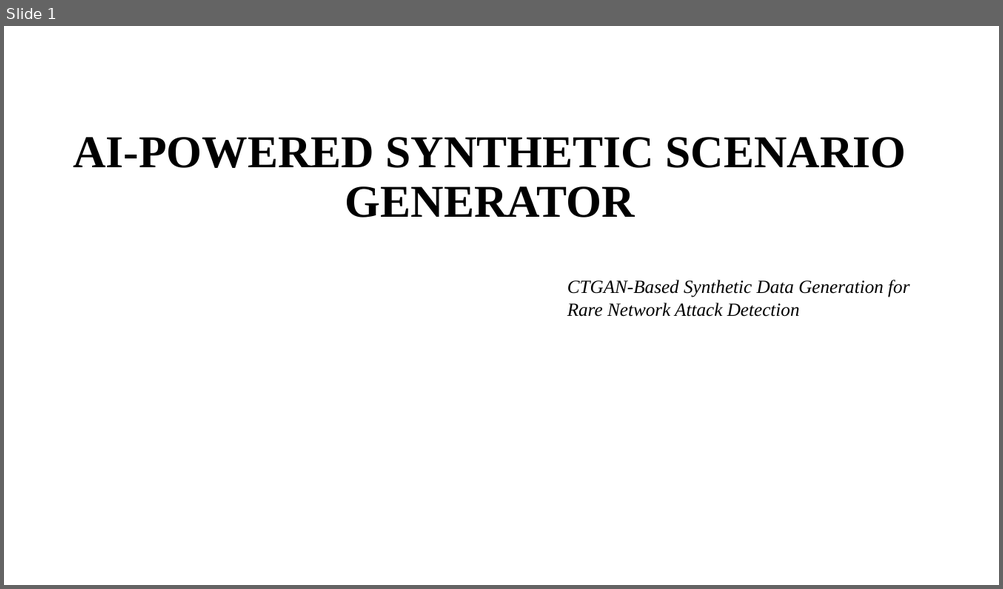
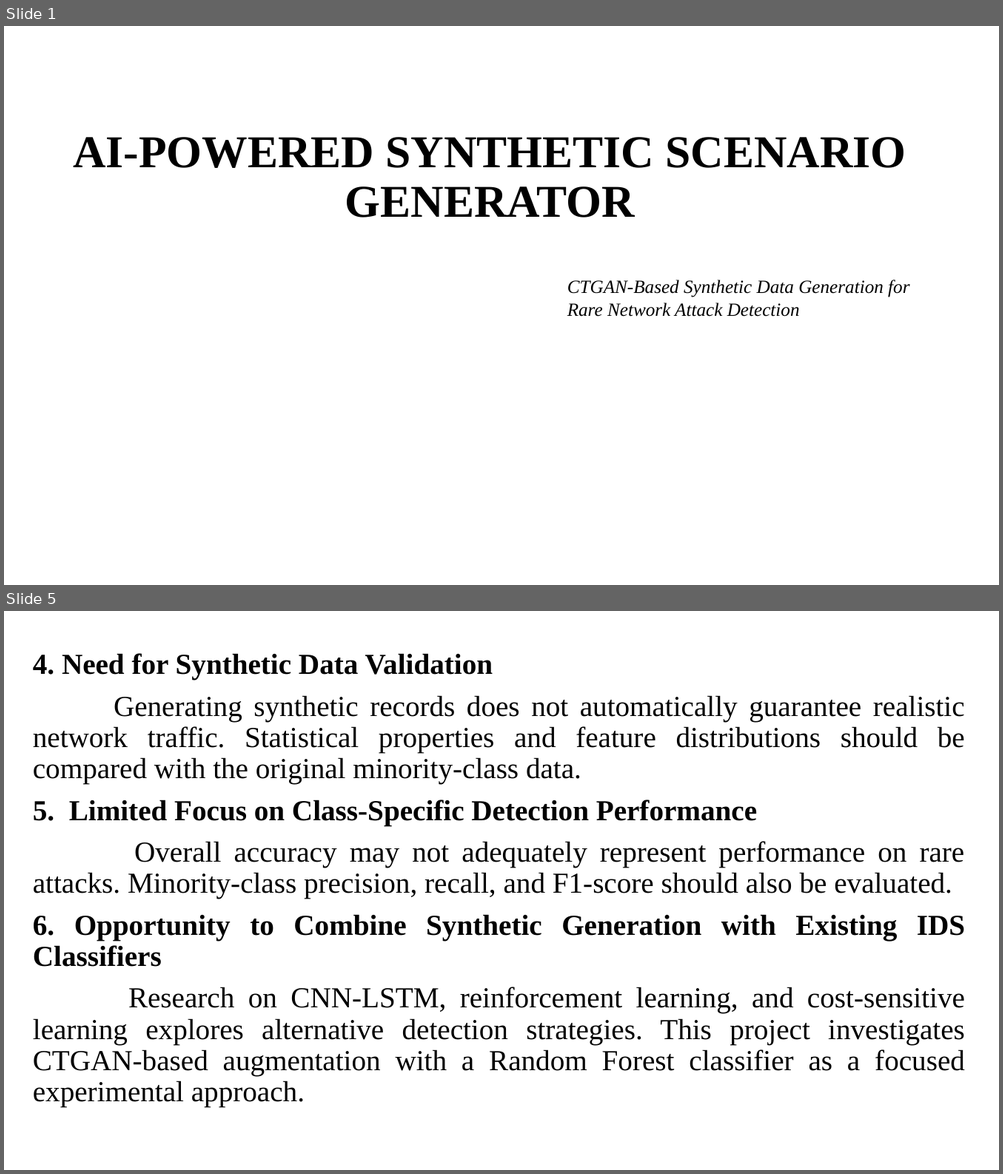
Before and after one commit to spandanabasavakulal/In-House-Project-files, a slide deck: ppt.pptx. Shown one above the other, each under a label of ours: slide 1 before the commit, slides 1 and 5 after it; the slides between them are not shown. The pictures are 1003x589 and 1003x1174 pixels, drawn with LibreOffice and Linux fonts; fonts in the diff are those of the drawing. Boxes give left, top, right and bottom in pixels: in the first picture for what was removed or moved away, otherwise in the second. Text is boxed around its words. In the diff, an @@ line names an element or a change of style, - is before the commit and + after.

```diff
--- a/ppt.pptx
+++ b/ppt.pptx
@@ slide 5 added at [4,611,999,1170], background #FFFFFF @@
@@ text added at [33,653,965,1108], 28 pt, text #000000 @@
+4. Need for Synthetic Data Validation
+Generating synthetic records does not automatically guarantee realistic network traffic. Statistical properties and feature distributions should be compared with the original minority-class data.
+5. Limited Focus on Class-Specific Detection Performance
+Overall accuracy may not adequately represent performance on rare attacks. Minority-class precision, recall, and F1-score should also be evaluated.
+6. Opportunity to Combine Synthetic Generation with Existing IDS Classifiers
+Research on CNN-LSTM, reinforcement learning, and cost-sensitive learning explores alternative detection strategies. This project investigates CTGAN-based augmentation with a Random Forest classifier as a focused experimental approach.
```
Also in this commit, not shown: 2 slides changed, 2 other slides added, 1 slide removed.
